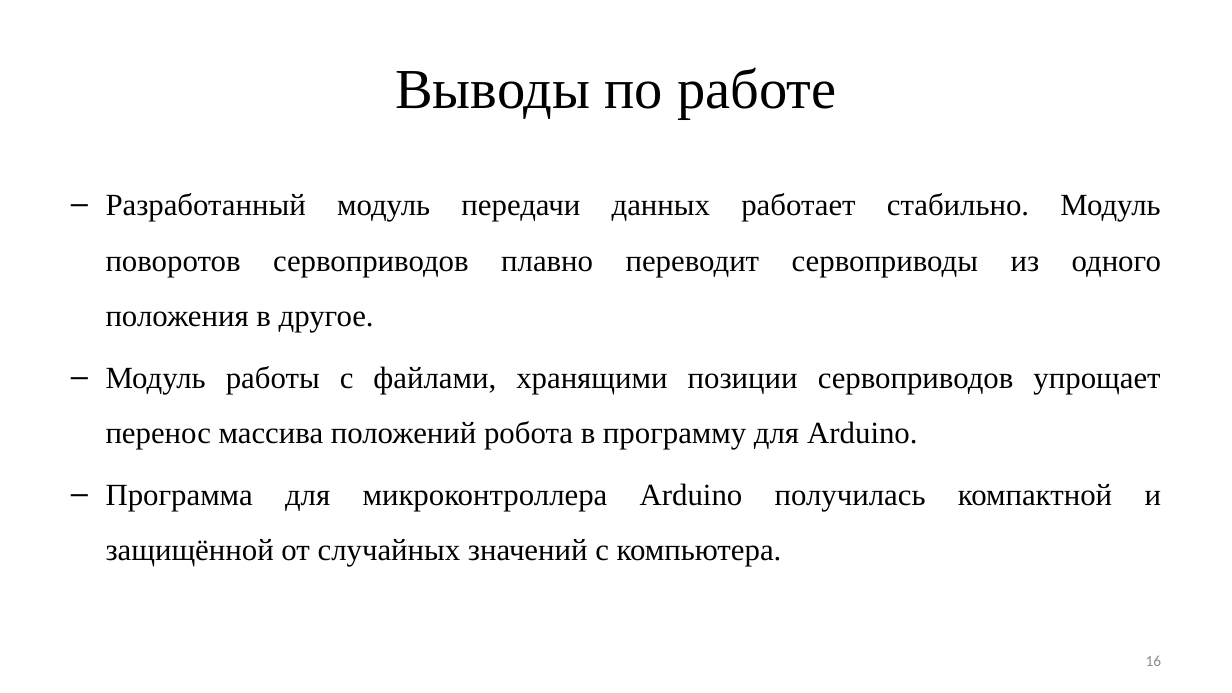
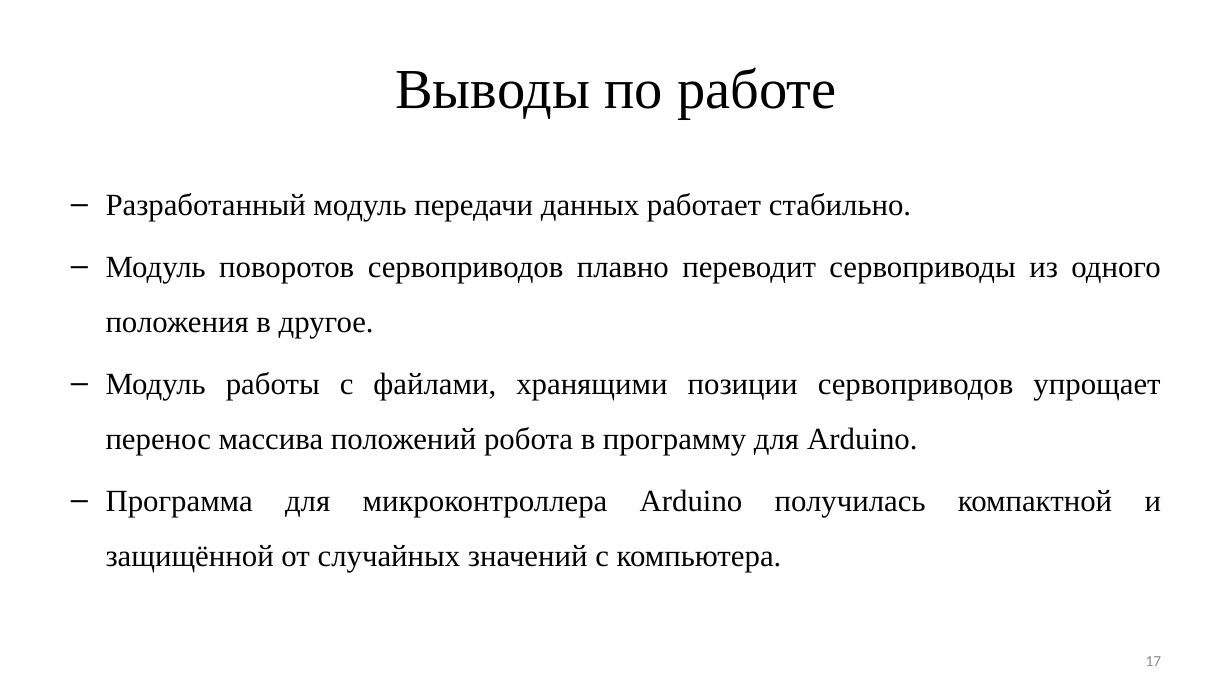
Before and after one commit to ArtemVolkov2103/1-Diplom, a slide deck: slide 17 of Дипломная Волков.pptx (slide 16 before the commit). Drawn at 1232x693 pixels with LibreOffice and Linux fonts; fonts in the diff are those of the drawing. Boxes give left, top, right and bottom in pixels: in the first picture for what was removed or moved away, otherwise in the second. Text is boxed around its words. In the diff, an @@ line names an element or a change of style, - is before the commit and + after.

```diff
--- a/Дипломная Волков.pptx
+++ b/Дипломная Волков.pptx
@@ text at (106, 193, 1160, 338): text changed @@
-‒ Разработанный модуль передачи данных работает стабильно. Модуль поворотов сервоприводов плавно переводит сервоприводы из одного положения в другое.
+‒ Разработанный модуль передачи данных работает стабильно.
+‒ Модуль поворотов сервоприводов плавно переводит сервоприводы из одного положения в другое.
@@ page number at (1146, 656, 1162, 666): text changed @@
-16
+17
```
Also in this commit, not shown: 6 other slides changed, 1 slide added, 3 other files.
